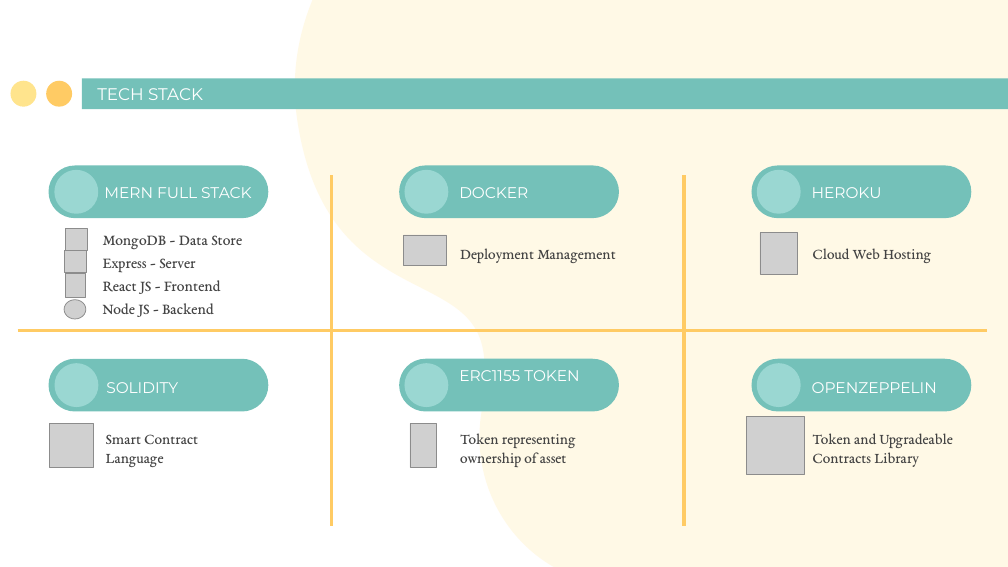
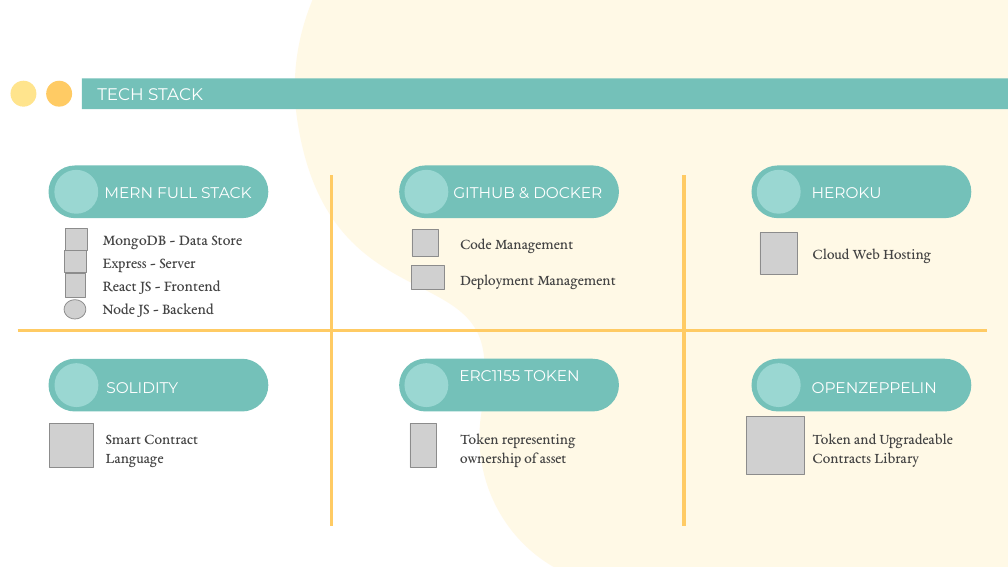
Before and after one commit to ReToken-Co/retoken-app, a slide deck: slide 9 of documentations/Project REToken_updated_23032021.pptx. Drawn at 1008x567 pixels with LibreOffice and Linux fonts; fonts in the diff are those of the drawing; grey boxes stand for pictures. Boxes give left, top, right and bottom in pixels: in the first picture for what was removed or moved away, otherwise in the second. Text is boxed around its words. In the diff, an @@ line names an element or a change of style, - is before the commit and + after.

```diff
--- a/documentations/Project REToken_updated_23032021.pptx
+++ b/documentations/Project REToken_updated_23032021.pptx
@@ text at (453, 187, 602, 198): text changed @@
-DOCKER
+GITHUB & DOCKER
@@ picture added at (412, 230, 439, 256) @@
@@ text at (460, 238, 574, 253): paragraph added @@
+Code Management
@@ text "Code Management": place and size @@
-text "Code Management" at (460, 248, 616, 263)
+text "Code Management" at (460, 238, 616, 289)
@@ picture: place and size @@
-picture at (404, 235, 447, 266)
+picture at (411, 266, 444, 290)
```
Also in this commit, not shown: 14 other files.
